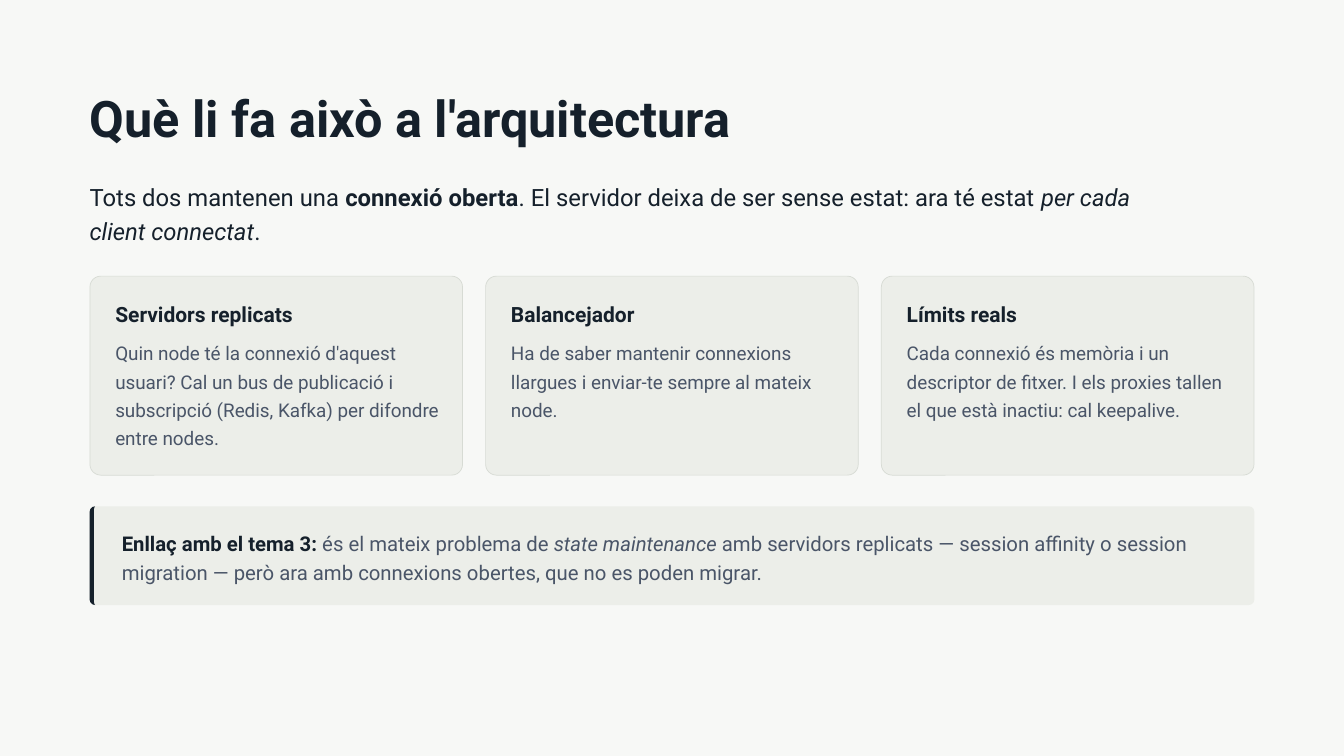
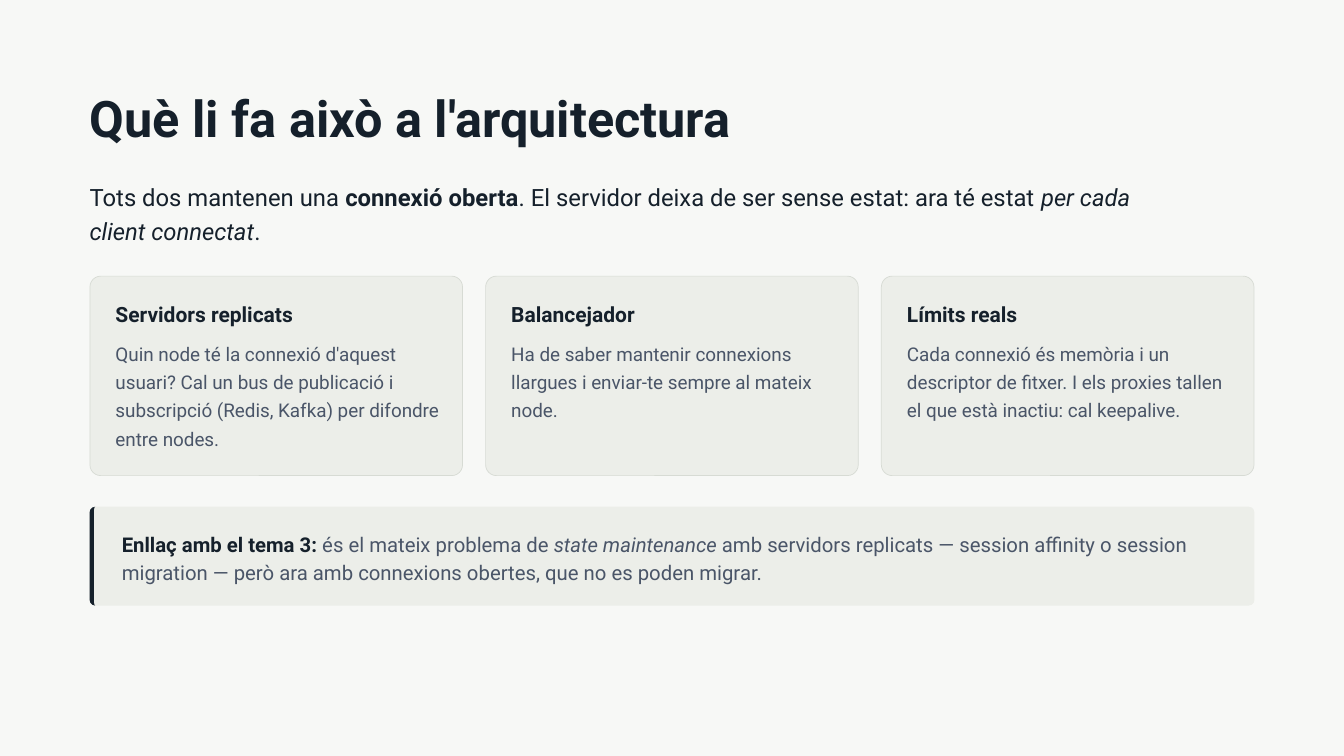
Before and after one commit to amplob/ASW, a slide deck: slide 12 of teoria/WebSockets i Server-Sent Events.pptx (slide 11 before the commit). Drawn at 1344x756 pixels with LibreOffice and Linux fonts; fonts in the diff are those of the drawing. Boxes give left, top, right and bottom in pixels: in the first picture for what was removed or moved away, otherwise in the second. Text is boxed around its words. In the diff, an @@ line names an element or a change of style, - is before the commit and + after.

```diff
--- a/teoria/WebSockets i Server-Sent Events.pptx
+++ b/teoria/WebSockets i Server-Sent Events.pptx
@@ proportions changed in 3 elements at (x1=90, y1=276, x2=463, y2=476), (x1=486, y1=276, x2=859, y2=476), (x1=881, y1=276, x2=1254, y2=476) @@
```
Also in this commit, not shown: 5 other slides changed, 6 slides added, 4 slides removed.
